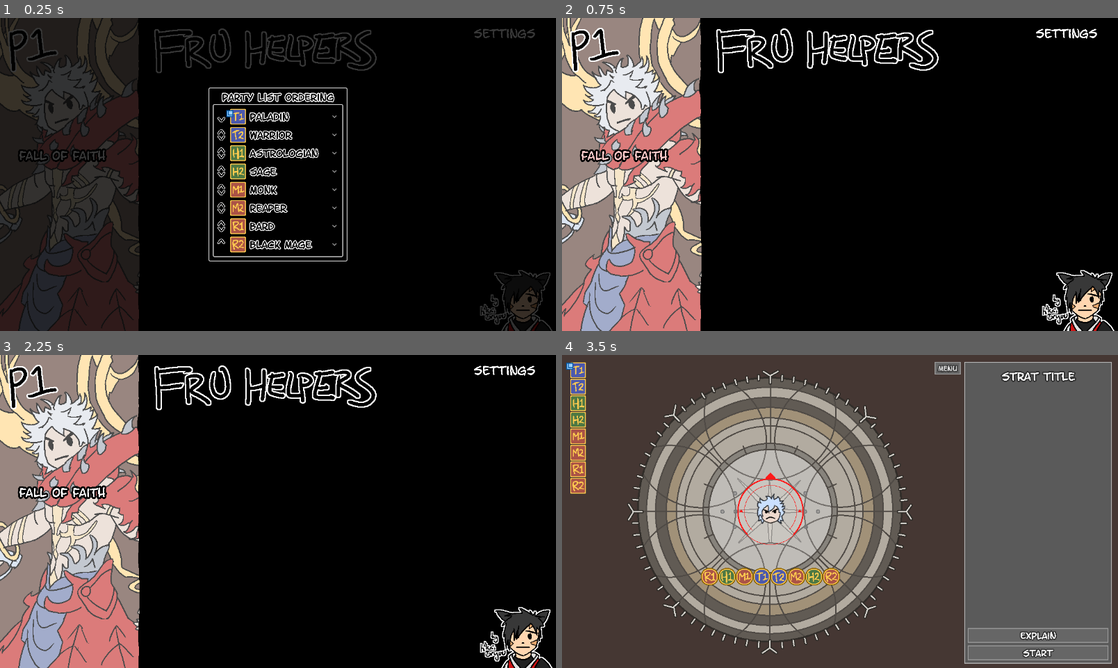
Above: before the commit, frames 1-4 (two rows, left to right).
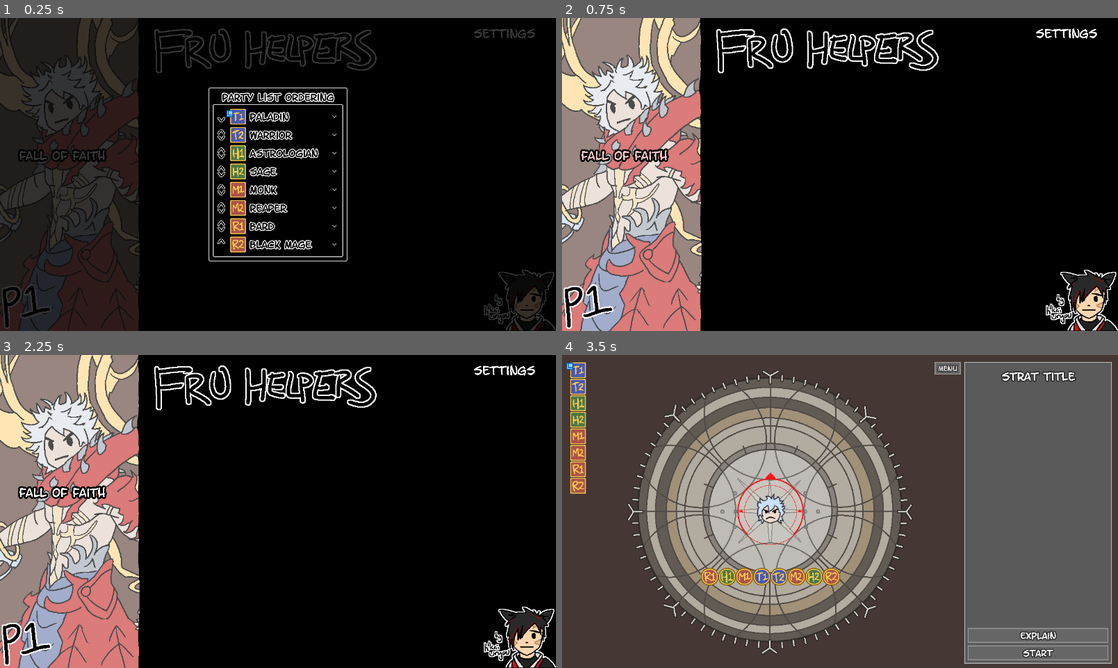
Above: after the commit, the same moments.

Repository: blastron/fru-helpers
Game: Godot game, scene res://main.tscn
Two runs of this game, one before a commit and one after it. Both use one fixed random seed, a clock stepped at 60 frames per second and the inputs below.
Inputs:
- Up to frame 1 (0.25 s): no input
- Up to frame 2 (0.75 s): click "fall of faith" at 0.5 s
- Up to frame 3 (2.25 s): click "fall of faith" at 1.25 s; click "menu" at 2 s
- Up to frame 4 (3.5 s): click "fall of faith" at 2.75 s

The runs differ from the first frame. In frame 1, 1.3% of the frame differs, in the area x 0-100%, y 3-100%; in frame 2, 2.1%; in frame 3, 2.1%; in frame 4, nothing differs.

Commit message:
GitHub link on title page

Diff:
--- a/main.tscn
+++ b/main.tscn
@@ -1,8 +1,13 @@
-[gd_scene load_steps=4 format=3 uid="uid://dqfdf4t70unlh"]
+[gd_scene load_steps=9 format=3 uid="uid://dqfdf4t70unlh"]
 
 [ext_resource type="Script" path="res://main.gd" id="1_4nxve"]
 [ext_resource type="Texture2D" uid="uid://fg1yiwcr5uv7" path="res://main/title.png" id="2_c7xrd"]
 [ext_resource type="PackedScene" uid="uid://blqgdqg41c33r" path="res://ui/settings/settings_pane.tscn" id="3_smmp5"]
+[ext_resource type="Texture2D" uid="uid://dlmtwupyjbbmk" path="res://main/kai button.png" id="4_lna2a"]
+[ext_resource type="Texture2D" uid="uid://bcvsgo1q268u1" path="res://main/kai button pressed.png" id="5_wjrou"]
+[ext_resource type="Texture2D" uid="uid://dhucelifft03l" path="res://main/kai button hover.png" id="6_eb35x"]
+[ext_resource type="BitMap" uid="uid://3cvf0tdljkjo" path="res://main/kai button mask.bmp" id="7_45eff"]
+[ext_resource type="Script" path="res://main/github_button.gd" id="8_1y6rd"]
 
 [node name="root" type="CanvasLayer"]
 script = ExtResource("1_4nxve")
@@ -24,6 +29,8 @@
 offset_bottom = -383.0
 grow_horizontal = 2
 grow_vertical = 2
+focus_mode = 0
+mouse_default_cursor_shape = 2
 text = "fall of faith"
 
 [node name="settings button" type="Button" parent="."]
@@ -36,7 +43,22 @@
 offset_bottom = -664.0
 grow_horizontal = 2
 grow_vertical = 2
+focus_mode = 0
+mouse_default_cursor_shape = 2
 text = "settings"
 
 [node name="settings" parent="." instance=ExtResource("3_smmp5")]
 visible = false
+
+[node name="github button" type="TextureButton" parent="."]
+offset_left = 1114.0
+offset_top = 579.0
+offset_right = 1280.0
+offset_bottom = 719.0
+focus_mode = 0
+mouse_default_cursor_shape = 2
+texture_normal = ExtResource("4_lna2a")
+texture_pressed = ExtResource("5_wjrou")
+texture_hover = ExtResource("6_eb35x")
+texture_click_mask = ExtResource("7_45eff")
+script = ExtResource("8_1y6rd")
--- /dev/null
+++ b/main/github_button.gd
@@ -0,0 +1,5 @@
+extends TextureButton
+
+
+func _pressed() -> void:
+	OS.shell_open("https://github.com/blastron/fru-helpers")
Binary file added: main/kai button hover.png
Not shown, added: main/kai button hover.png.import
Binary file added: main/kai button mask.bmp
Not shown, added: main/kai button mask.bmp.import
Binary file added: main/kai button pressed.png
Not shown, added: main/kai button pressed.png.import
Binary file added: main/kai button.png
Not shown, added: main/kai button.png.import
Binary file changed: main/title.png
Not shown, changed: .DS_Store
Not shown, changed: README.md
